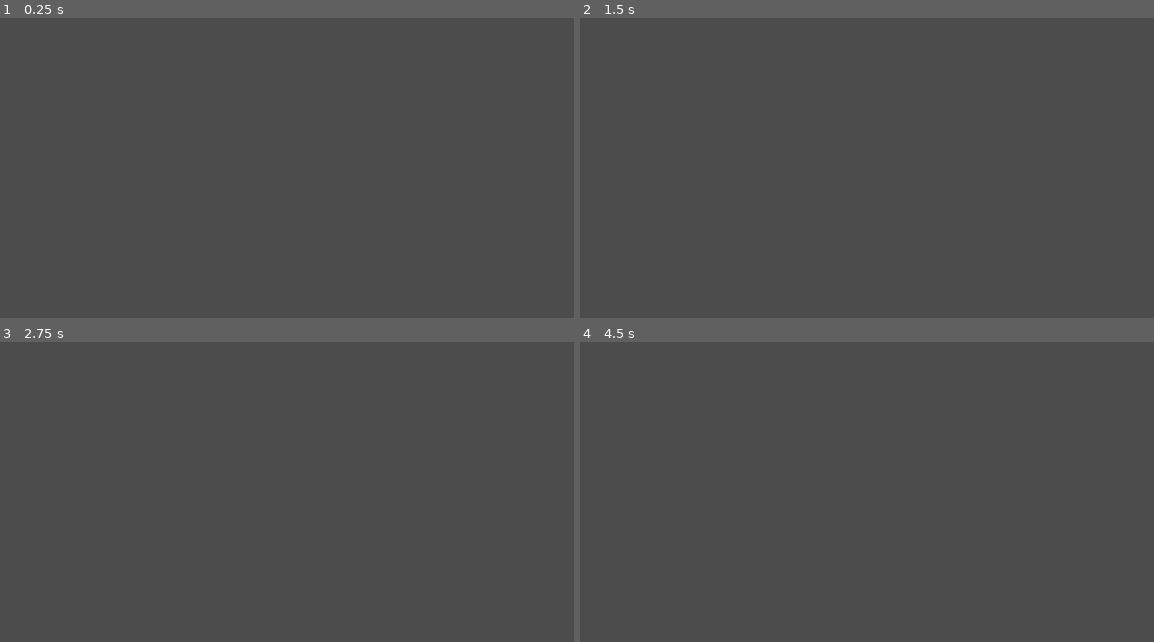
Above: before the commit, frames 1-4 (two rows, left to right).
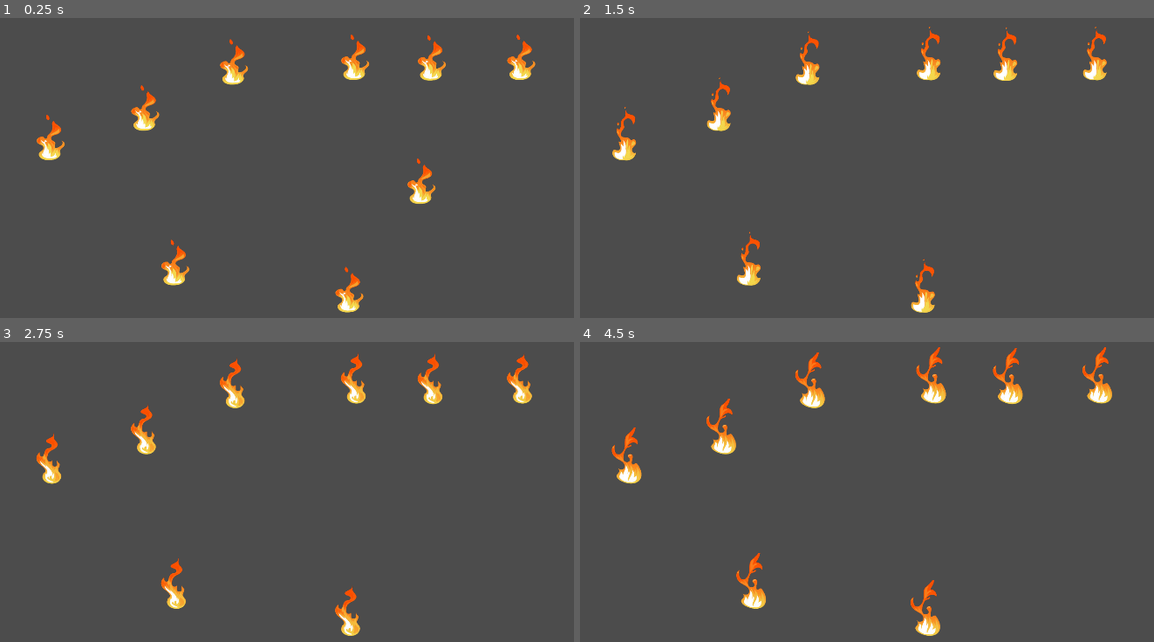
Above: after the commit, the same moments.

Repository: blongty/kingcastlehigh
Game: Godot game, scene res://levels/snowball_demo/demo.tscn
Two runs of this game, one before a commit and one after it. Both use one fixed random seed, a clock stepped at 60 frames per second and the inputs below. This scene is started directly instead of the project's main scene.
Inputs (mouse positions are in pixels of both pictures, inside the frame that each line leads up to):
- Up to frame 1 (0.25 s): no input
- Up to frame 2 (1.5 s): tap Enter at 0.5 s; move the mouse to (1016, 168) at 0.52 s; hold Right (ui_right) 0.53-1.28 s; hold A (A) 0.53-1.28 s; click (1016, 168) at 0.67 s; tap Space (ui_select) at 0.77 s; tap D (D) at 0.8, 1.35 s; move the mouse to (723, 207) at 1.27 s; hold Down (ui_down) from 1.28 s (still down)
- Up to frame 3 (2.75 s): tap Space (ui_select) at 1.52 s; tap S (S) at 1.55 s; move the mouse to (355, 423) at 2.02 s; release Down (ui_down) at 2.03 s; hold Right (ui_right) from 2.03 s (still down); hold S (S) from 2.03 s (still down); tap A (A) at 2.3 s
- Up to frame 4 (4.5 s): move the mouse to (826, 588) at 2.77 s; release Right (ui_right) at 2.78 s; release S (S) at 2.78 s; hold Up (ui_up) 2.78-3.53 s; tap A (A) at 2.85 s; click (826, 588) at 2.92 s; tap Space (ui_select) at 3.02, 3.77 s; tap D (D) at 3.05 s; move the mouse to (1073, 570) at 3.52 s; hold D (D) 3.53-4.28 s; hold Left (ui_left) from 3.53 s (still down); tap S (S) at 3.8, 4.35 s; move the mouse to (654, 450) at 4.27 s

The runs differ from the first frame. In frame 1, 2.9% of the frame differs, in the area x 6-94%, y 5-99%; in frame 2, 2.6%; in frame 3, 2.6%; in frame 4, 3.2%, in the area x 5-93%, y 1-98%.

Commit message:
General Changes     - Collision layer names have been renamed, we now have 'wall', 'enemy', 'snowball', and 'player'
Snowballs
    - Now use an Area2D as collisions and trigger from regular CollisionShape2D
    - Now is destroyed upon entering any area it is masked for
        - Masked on walls, players and enemies

Enemies
    - Centered the sprite so that it visually appears at local (0, 0)
    - Added an Area2D with CollisionShape2D capsule
    - Now is destroyed upon entering an area it is masked for
        - Masked on snowballs

snowball_demo
    - Added enemies to interact with snowball

Diff:
--- a/components/objects/enemies/Enemy.gd
+++ b/components/objects/enemies/Enemy.gd
@@ -9,3 +9,7 @@
 # Called every frame. 'delta' is the elapsed time since the previous frame.
 #func _process(delta):
 #	pass
+
+
+func _on_snowball_enter(area : Area2D):
+	queue_free()
--- a/components/objects/enemies/Enemy.tscn
+++ b/components/objects/enemies/Enemy.tscn
@@ -1,14 +1,18 @@
-[gd_scene load_steps=4 format=2]
+[gd_scene load_steps=5 format=2]
 
 [ext_resource path="res://components/objects/enemies/Enemy.gd" type="Script" id=1]
 [ext_resource path="res://components/objects/enemies/flamesheet.png" type="Texture" id=2]
+
+[sub_resource type="CapsuleShape2D" id=2]
+radius = 30.285
+height = 32.1351
 
 [sub_resource type="Animation" id=1]
 resource_name = "Flicker"
 length = 1.5
 loop = true
 tracks/0/type = "value"
-tracks/0/path = NodePath("Anim/Sprite:frame")
+tracks/0/path = NodePath("Sprite:frame")
 tracks/0/interp = 1
 tracks/0/loop_wrap = true
 tracks/0/imported = false
@@ -24,15 +28,28 @@
 pause_mode = 2
 script = ExtResource( 1 )
 
+[node name="Area2D" type="Area2D" parent="."]
+collision_layer = 4
+collision_mask = 2
+__meta__ = {
+"_edit_lock_": true
+}
+
+[node name="CollisionShape2D" type="CollisionShape2D" parent="Area2D"]
+shape = SubResource( 2 )
+
+[node name="Sprite" type="Sprite" parent="."]
+texture = ExtResource( 2 )
+vframes = 3
+hframes = 5
+frame = 5
+__meta__ = {
+"_edit_lock_": true
+}
+
 [node name="Anim" type="AnimationPlayer" parent="."]
 pause_mode = 2
 playback_default_blend_time = 7.0
 playback_speed = 1.9
 anims/Flicker = SubResource( 1 )
-
-[node name="Sprite" type="Sprite" parent="Anim"]
-position = Vector2( 67, 107 )
-texture = ExtResource( 2 )
-vframes = 3
-hframes = 5
-frame = 8
+[connection signal="area_entered" from="Area2D" to="." method="_on_snowball_enter"]
--- a/components/objects/snowball/snowball.gd
+++ b/components/objects/snowball/snowball.gd
@@ -23,3 +23,8 @@
 #			set_direction(get_transform().get_origin() + Vector2(200,0))
 #			print(direction)
 #			apply_impulse(Vector2(), direction.normalized() * speed)
+
+
+
+func _on_other_area_entered(other : Area2D):
+	queue_free()
--- a/components/objects/snowball/snowball.tscn
+++ b/components/objects/snowball/snowball.tscn
@@ -4,7 +4,7 @@
 [ext_resource path="res://components/objects/snowball/base.png" type="Texture" id=2]
 
 [sub_resource type="CircleShape2D" id=1]
-radius = 42.9459
+radius = 44.048
 
 [node name="Snowball" type="RigidBody2D"]
 gravity_scale = 0.0
@@ -16,8 +16,10 @@
 "_edit_lock_": true
 }
 
-[node name="CollisionShape2D" type="CollisionShape2D" parent="."]
+[node name="Area2D" type="Area2D" parent="."]
+collision_layer = 2
+collision_mask = 13
+
+[node name="CollisionShape2D" type="CollisionShape2D" parent="Area2D"]
 shape = SubResource( 1 )
-__meta__ = {
-"_edit_lock_": true
-}
+[connection signal="area_entered" from="Area2D" to="." method="_on_other_area_entered"]
--- a/levels/snowball_demo/demo.tscn
+++ b/levels/snowball_demo/demo.tscn
@@ -1,9 +1,37 @@
-[gd_scene load_steps=3 format=2]
+[gd_scene load_steps=4 format=2]
 
 [ext_resource path="res://levels/snowball_demo/demo.gd" type="Script" id=1]
 [ext_resource path="res://components/objects/snowball/snowball.tscn" type="PackedScene" id=2]
+[ext_resource path="res://components/objects/enemies/Enemy.tscn" type="PackedScene" id=3]
 
 [node name="Node2D" type="Node2D"]
 position = Vector2( 963.435, 520.375 )
 script = ExtResource( 1 )
 snowball = ExtResource( 2 )
+
+[node name="Enemy" parent="." instance=ExtResource( 3 )]
+position = Vector2( 188.815, -323.682 )
+
+[node name="Enemy6" parent="." instance=ExtResource( 3 )]
+position = Vector2( 172.948, 315.748 )
+
+[node name="Enemy7" parent="." instance=ExtResource( 3 )]
+position = Vector2( -648.95, -103.134 )
+
+[node name="Enemy8" parent="." instance=ExtResource( 3 )]
+position = Vector2( 399.842, -322.095 )
+
+[node name="Enemy9" parent="." instance=ExtResource( 3 )]
+position = Vector2( 371.282, 17.4534 )
+
+[node name="Enemy2" parent="." instance=ExtResource( 3 )]
+position = Vector2( -144.387, -310.988 )
+
+[node name="Enemy3" parent="." instance=ExtResource( 3 )]
+position = Vector2( -306.229, 241.175 )
+
+[node name="Enemy4" parent="." instance=ExtResource( 3 )]
+position = Vector2( -388.736, -184.054 )
+
+[node name="Enemy5" parent="." instance=ExtResource( 3 )]
+position = Vector2( 645.777, -323.682 )
--- a/project.godot
+++ b/project.godot
@@ -61,6 +61,13 @@
  ]
 }
 
+[layer_names]
+
+2d_physics/layer_1="player"
+2d_physics/layer_2="snowball"
+2d_physics/layer_3="enemy"
+2d_physics/layer_4="wall"
+
 [rendering]
 
 environment/default_environment="res://default_env.tres"
